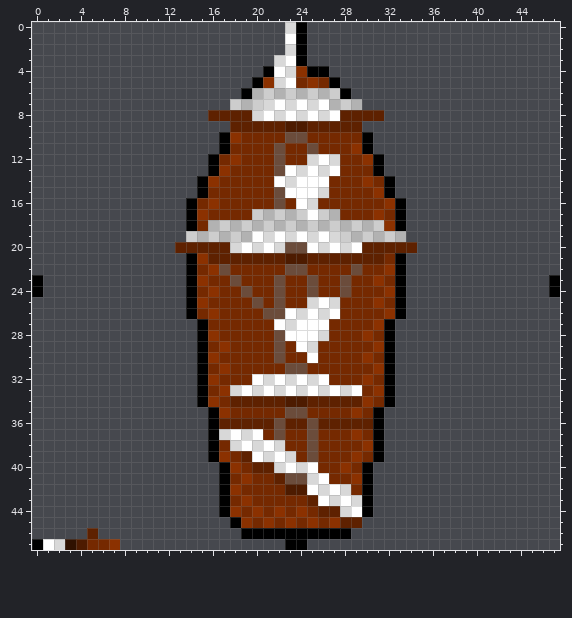
Edited in one commit: pixel-art sprite (IMG/galleon.png). This is how it looked before the edit.
The file is 48x48 pixels.
Once edited:
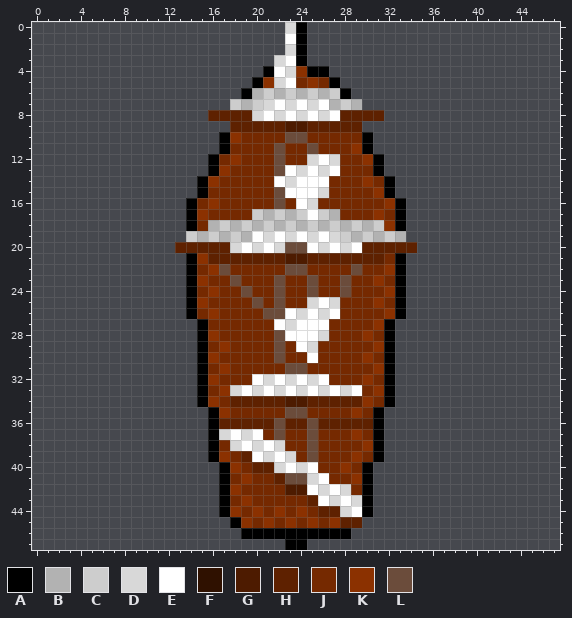
Palette (. is transparent): A #000000  B #b2b2b2  C #cdcdcd  D #d8d8d8  E #ffffff  F #2f1100  G #4d1b00  H #5e2100  J #752900  K #8b3100  L #6b4c3b
Author's note on the commit: added schooner, removed color pallette from galleon
Edits made:
The author cleared colour A in rows 23 to 24 at x 0 and 47; in row 47 at x 0.
The author cleared colour D in row 47 at x 2.
The author cleared colour E in row 47 at x 1.
The author cleared colour F in row 47 at x 3.
The author cleared colour G in row 47 at x 4.
The author cleared colour H in row 46 at x 5.
The author cleared colour J in row 47 at x 5 to 6.
The author cleared colour K in row 47 at x 7.
Changed places in both pictures, as pixel boxes (x1, y1, x2, y2):
erased: (32, 275, 43, 297)
erased: (549, 275, 560, 297)
erased: (32, 528, 120, 550)
